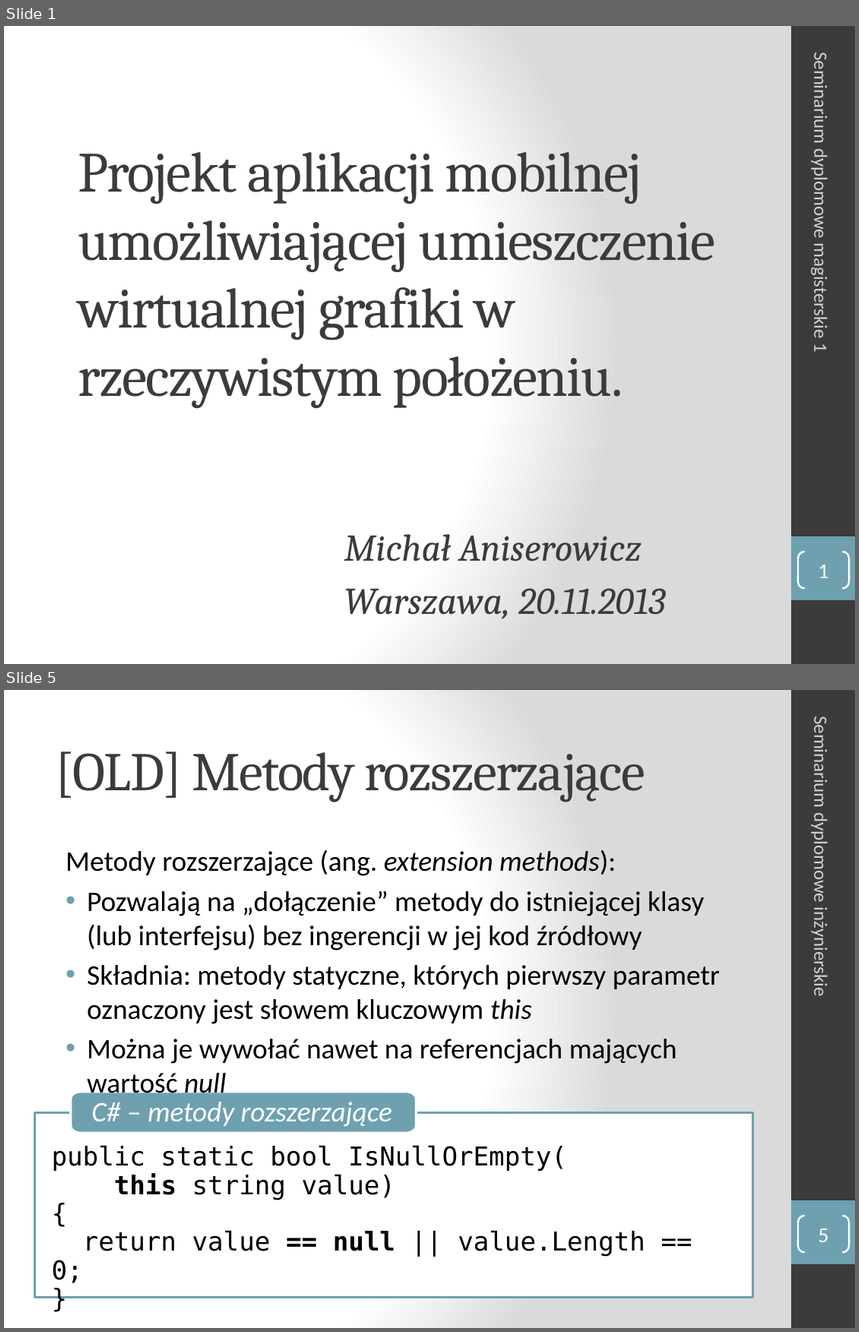
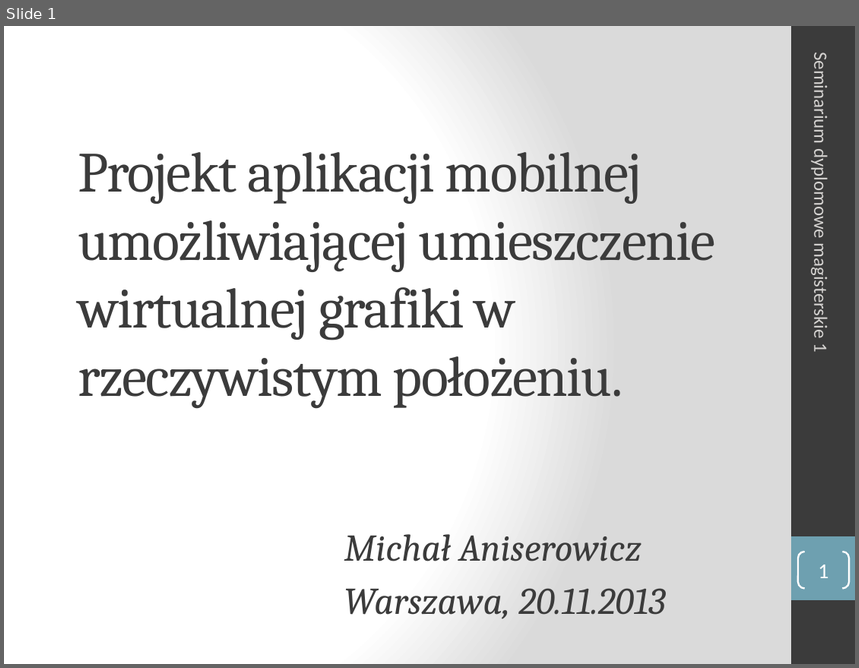
Before and after one commit to turekj/msc, a slide deck: Placeholder/seminar1/prezentacja/sdm1_Aniserowicz_Michal.pptx. Shown one above the other, each under a label of ours: slides 1 and 5 before the commit, slide 1 after it; the slides between them are not shown. The pictures are 859x1332 and 859x668 pixels, drawn with LibreOffice and Linux fonts; fonts in the diff are those of the drawing. Boxes give left, top, right and bottom in pixels: in the first picture for what was removed or moved away, otherwise in the second. Text is boxed around its words. In the diff, an @@ line names an element or a change of style, - is before the commit and + after.

Commit message:
Added Canny algorithm description to seminar presentation

```diff
--- a/Placeholder/seminar1/prezentacja/sdm1_Aniserowicz_Michal.pptx
+++ b/Placeholder/seminar1/prezentacja/sdm1_Aniserowicz_Michal.pptx
@@ slide 5 removed at [4, 690, 855, 1328], background gradient #FFFFFF to #DADADA; not listed: 2 template elements that a slide beside it also shows @@
@@ text removed at [810, 725, 832, 995] @@
-Seminarium dyplomowe inżynierskie
@@ title removed at [55, 752, 645, 802] @@
-[OLD] Metody rozszerzające
@@ text removed at [66, 850, 720, 1100] @@
-Metody rozszerzające (ang. extension methods):
-• Pozwalają na „dołączenie” metody do istniejącej klasy (lub interfejsu) bez ingerencji w jej kod źródłowy
-• Składnia: metody statyczne, których pierwszy parametr oznaczony jest słowem kluczowym this
-• Można je wywołać nawet na referencjach mających wartość null
@@ freeform shape removed at [70, 1092, 416, 1134] @@
-C# – metody rozszerzające
@@ freeform shape removed at [34, 1113, 753, 1298] @@
-public static bool IsNullOrEmpty(
-this string value)
-{
-return value == null || value.Length == 0;
-}
@@ page number removed at [798, 1216, 849, 1252] @@
-5
```
Also in this commit, not shown: 3 slides changed, 10 slides added, 2 other slides removed, 14 other files.
